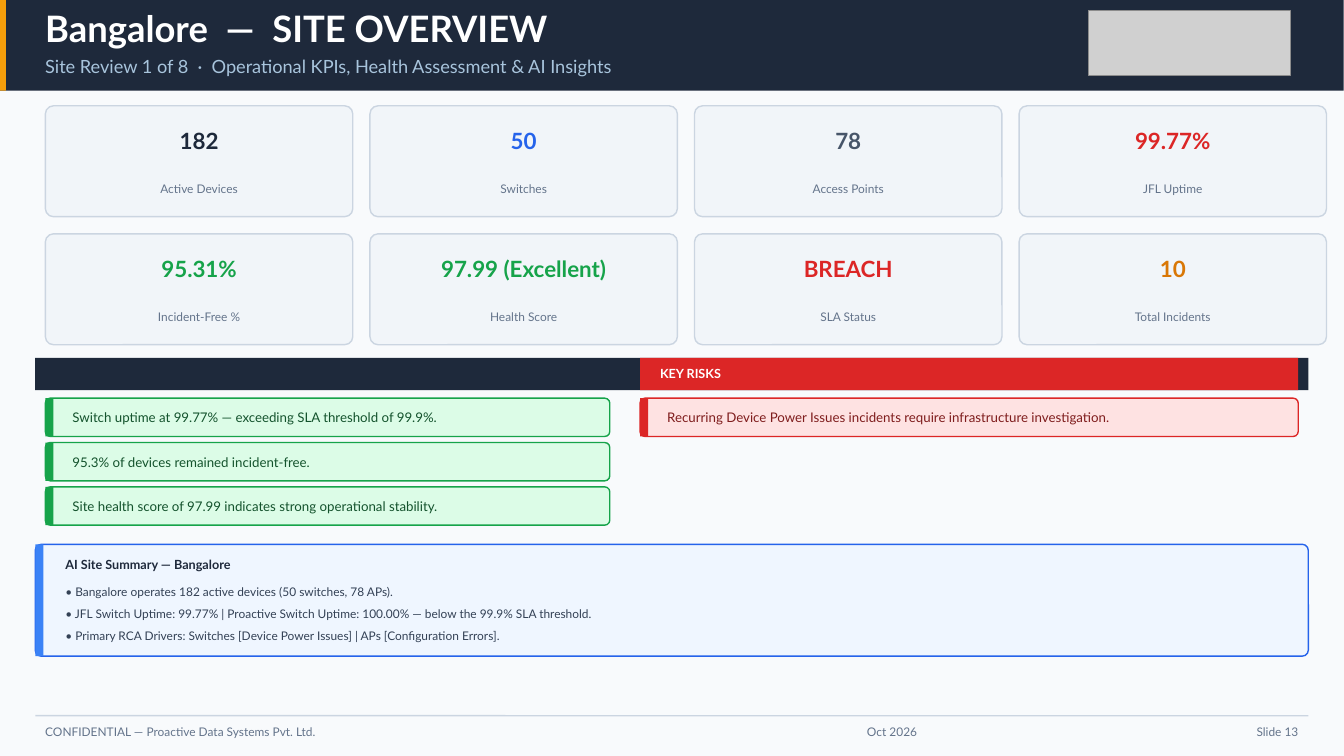
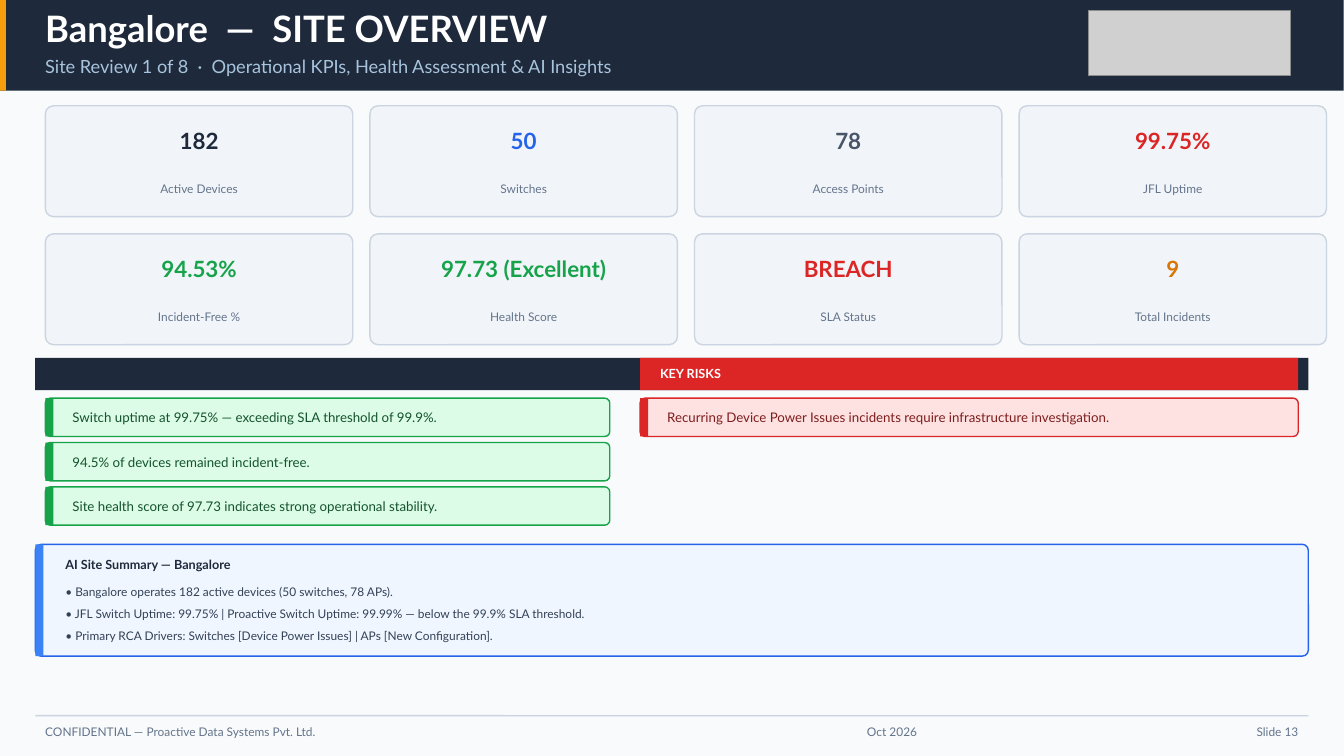
Before and after one commit to chhitij-21/executive-dashboard-qbr, a slide deck: slide 13 of Executive QBR Report - Jubilant Foodworks Ltd (JFL).pptx. Drawn at 1344x756 pixels with LibreOffice and Linux fonts; fonts in the diff are those of the drawing; grey boxes stand for pictures. Boxes give left, top, right and bottom in pixels: in the first picture for what was removed or moved away, otherwise in the second. Text is boxed around its words. In the diff, an @@ line names an element or a change of style, - is before the commit and + after.

Commit message:
fix(ssot): update canonical dataset to August 2026 (1 August 2026 – 31 August 2026) with 86 incidents and 444 devices

```diff
--- a/Executive QBR Report - Jubilant Foodworks Ltd (JFL).pptx
+++ b/Executive QBR Report - Jubilant Foodworks Ltd (JFL).pptx
@@ text at bbox=[1135, 132, 1210, 149]: text changed @@
-99.77%
+99.75%
@@ text at bbox=[161, 260, 236, 277]: text changed @@
-95.31%
+94.53%
@@ text at bbox=[441, 259, 606, 281]: text changed @@
-97.99 (Excellent)
+97.73 (Excellent)
@@ text at bbox=[1166, 260, 1179, 277]: text changed @@
-10
+9
@@ text at bbox=[72, 412, 437, 425]: text changed @@
-Switch uptime at 99.77% — exceeding SLA threshold of 99.9%.
+Switch uptime at 99.75% — exceeding SLA threshold of 99.9%.
@@ text at bbox=[72, 457, 310, 467]: text changed @@
-95.3% of devices remained incident-free.
+94.5% of devices remained incident-free.
@@ text at bbox=[72, 501, 437, 514]: text changed @@
-Site health score of 97.99 indicates strong operational stability.
+Site health score of 97.73 indicates strong operational stability.
@@ text at bbox=[75, 609, 584, 620]: text changed @@
-• JFL Switch Uptime: 99.77% | Proactive Switch Uptime: 100.00% — below the 99.9% SLA threshold.
+• JFL Switch Uptime: 99.75% | Proactive Switch Uptime: 99.99% — below the 99.9% SLA threshold.
@@ text at bbox=[75, 631, 493, 642]: text changed @@
-• Primary RCA Drivers: Switches [Device Power Issues] | APs [Configuration Errors].
+• Primary RCA Drivers: Switches [Device Power Issues] | APs [New Configuration].
```
Also in this commit, not shown: 35 other slides changed, 4 other files.
